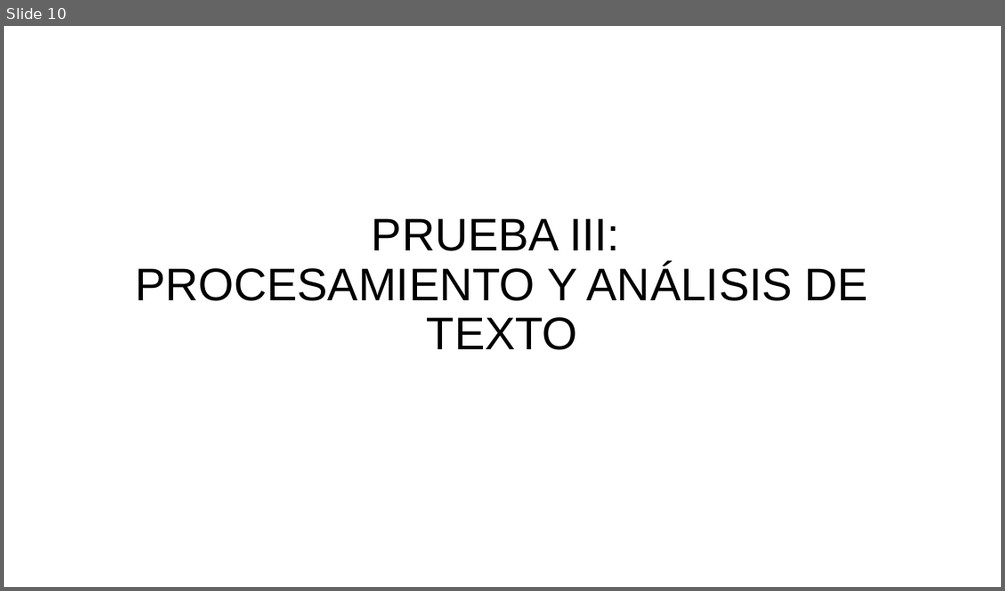
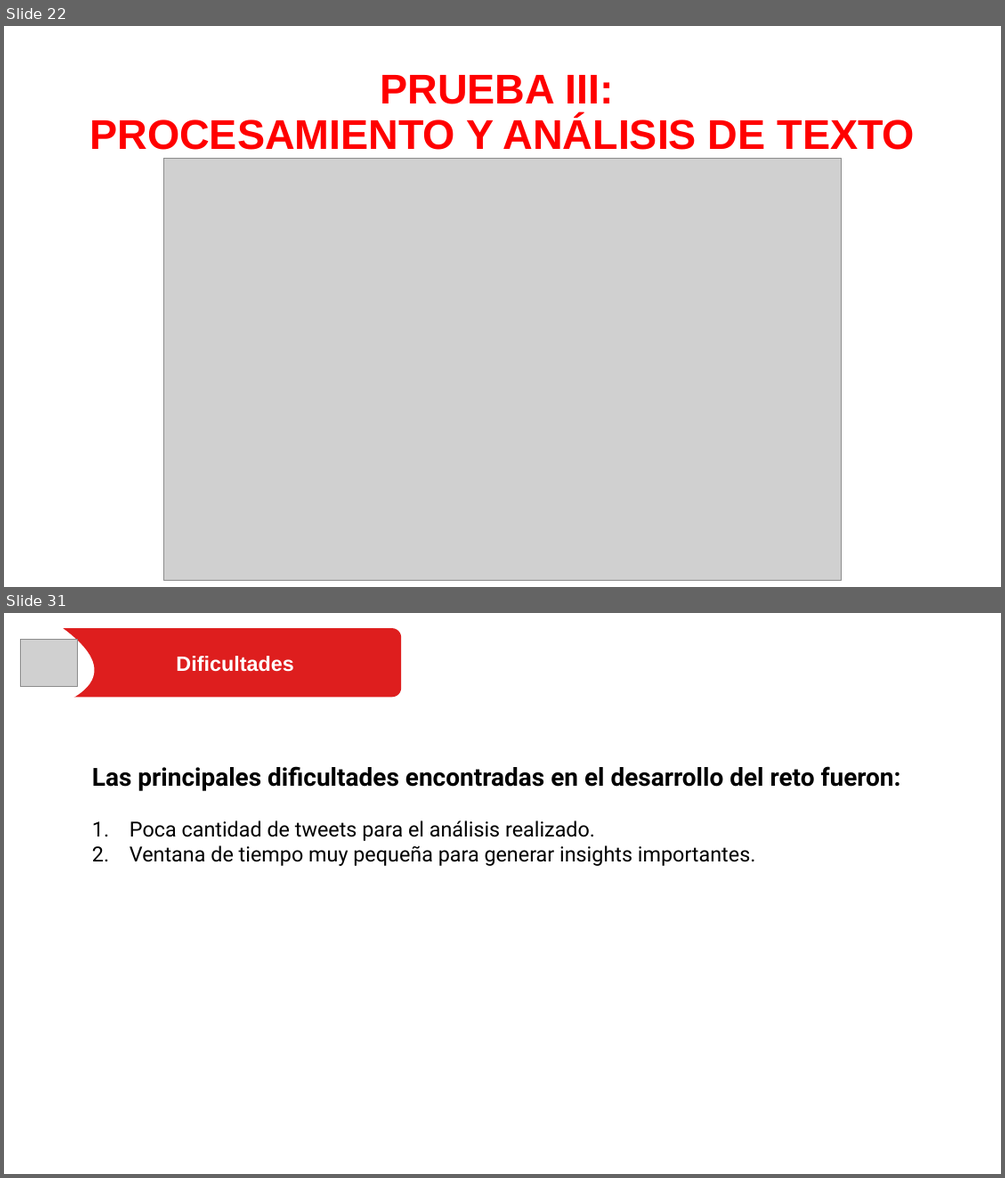
Before and after one commit to dfbaron/PruebaTecnicaDavivienda-DanielBaron, a slide deck: Prueba Científico de Datos.pptx. Shown one above the other, each under a label of ours: slide 10 before the commit, slides 22 and 31 after it; the slides between them are not shown. The pictures are 1005x591 and 1005x1178 pixels, drawn with LibreOffice and Linux fonts; fonts in the diff are those of the drawing; grey boxes stand for pictures. Boxes give left, top, right and bottom in pixels: in the first picture for what was removed or moved away, otherwise in the second. Text is boxed around its words. In the diff, an @@ line names an element or a change of style, - is before the commit and + after.

```diff
--- a/Prueba Científico de Datos.pptx
+++ b/Prueba Científico de Datos.pptx
@@ slide 31 added at (4,613,1001,1174), background #FFFFFF @@
@@ freeform shape added at (4,613,105,717), fill #FFFFFF @@
@@ picture added at (20,639,77,687) @@
@@ rounded rectangle added at (27,628,401,697), fill #DE1E1E @@
@@ text added at (176,656,293,672), 20 pt, text #FFFFFF, bold @@
+Dificultades
@@ text added at (92,766,901,866), 20 pt, text #000000 @@
+Las principales dificultades encontradas en el desarrollo del reto fueron:
+1. Poca cantidad de tweets para el análisis realizado.
+2. Ventana de tiempo muy pequeña para generar insights importantes.
@@ what was slide 10 is now slide 22 @@
@@ slide 22 changed as well @@
@@ title "PRUEBA III: PROCESAMIENTO Y ANÁLISIS ...": place and size @@
-title "PRUEBA III: PROCESAMIENTO Y ANÁLISIS ..." at (135,218,868,350)
+title "PRUEBA III: PROCESAMIENTO Y ANÁLISIS ..." at (89,75,915,150)
@@ title "PRUEBA III: PROCESAMIENTO Y ANÁLISIS ..." at (89,75,915,150): size 44 to 40 pt, text colour #000000 to #FF0000, bold on @@
@@ picture added at (164,159,841,580) @@
```
Also in this commit, not shown: 10 other slides changed, 18 other slides added, 7 other files.
